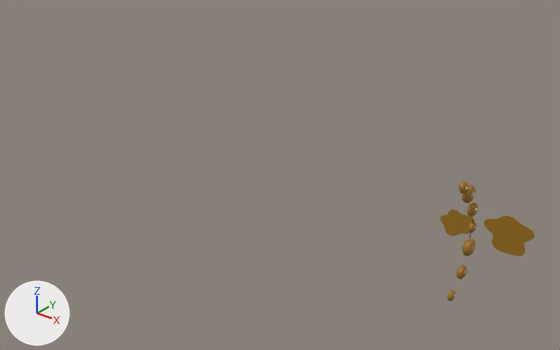
The OBJ model models/main_shaft/fault_grease_leak.obj as it was, and as the next commit left it.
The view is the same before and after, from a 50 mm lens placed at (1.9, -3.42, 2.33), pointed at (-1.2, 0.45, -0.07). Arrows for +X, +Y and +Z are at lower left; the lights stay in place. The older version comes first. Where no turn or scale is listed for an object, it has been applied to the vertices.

In view in the first picture: 'fault_grease_leak'.
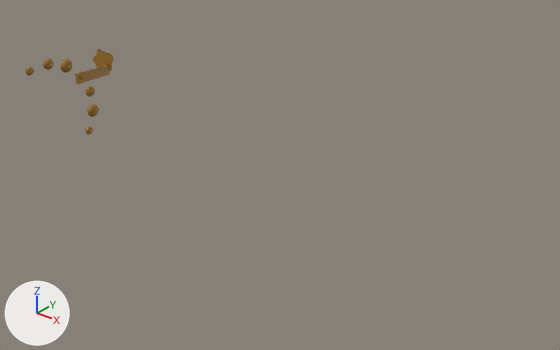
The change in detail:
me_fault_grease_leak is used by ob_fault_grease_leak; location (0.0, 0.0, 0.0).
me_fault_grease_leak had 3638 vertices, 7236 faces and spanned x 0.06..0.532, y 0.224..0.799, z -0.399..0.403.
me_fault_grease_leak now has 3510 vertices, 6984 faces and spans x -3.427..-3.151, y -0.153..0.647, z -0.268..0.481.
me_fault_grease_leak part 1: the loose piece of 482 vertices spanning x 0.249..0.291, y 0.224..0.294, z 0.333..0.403 is moved by (-3.5, -0.376, 0.056).
me_fault_grease_leak part 2: the loose piece of 482 vertices spanning x 0.243..0.297, y 0.376..0.466, z 0.113..0.203 is moved by (-3.5, -0.365, 0.278).
me_fault_grease_leak part 3: the loose piece of 482 vertices spanning x 0.237..0.303, y 0.287..0.397, z 0.238..0.348 is moved by (-3.5, -0.12, 0.087).
me_fault_grease_leak part 4: the loose piece of 482 vertices spanning x 0.249..0.291, y 0.414..0.484, z -0.009..0.061 is moved by (-3.5, -0.097, 0.237).
me_fault_grease_leak part 5: the loose piece of 482 vertices spanning x 0.243..0.297, y 0.329..0.419, z -0.296..-0.206 is moved by (-3.5, 0.054, 0.356).
me_fault_grease_leak part 6: the loose piece of 482 vertices spanning x 0.237..0.303, y 0.382..0.492, z -0.163..-0.053 is moved by (-3.5, -0.002, 0.038).
me_fault_grease_leak part 7: the loose piece of 482 vertices spanning x 0.249..0.291, y 0.23..0.3, z -0.399..-0.329 is moved by (-3.5, 0.108, 0.131).
me_fault_grease_leak part 8: a new loose piece, a box spanning x -3.23..-3.222, y 0.3..0.6465, z 0.2..0.29, in mat_grease (brown #9e731f).
me_fault_grease_leak part 9: the loose piece of 128 vertices spanning x 0.06..0.281, y 0.447..0.449, z -0.078..0.104 is scaled about its middle by (1.25, 1, 1.25), then moved by (-3.46, 0.197, 0.278).
me_fault_grease_leak part 10: the loose piece of 128 vertices spanning x 0.199..0.532, y 0.797..0.799, z -0.285..-0.019 is deleted.
Other edits to the shape of me_fault_grease_leak do not show in these pictures.

Boxes [x1, y1, x2, y2] around the edits, measured in the pictures (560 x 350 px; the box of a moved part takes in the faces that stretch with it):
'fault_grease_leak', reshaped (6% narrower, 29% shorter)
    before: [440, 181, 535, 301]
    after: [25, 49, 114, 134]
part 1 of me_fault_grease_leak, moved or reshaped
    before: [459, 181, 468, 193]
    after: [25, 66, 34, 75]
part 2 of me_fault_grease_leak, moved or reshaped
    before: [467, 202, 478, 217]
    after: [43, 58, 53, 70]
part 3 of me_fault_grease_leak, moved or reshaped
    before: [462, 184, 476, 203]
    after: [60, 59, 72, 73]
part 4 of me_fault_grease_leak, moved or reshaped
    before: [468, 222, 476, 233]
    after: [78, 71, 85, 80]
part 5 of me_fault_grease_leak, moved or reshaped
    before: [456, 265, 467, 279]
    after: [85, 86, 95, 97]
part 6 of me_fault_grease_leak, moved or reshaped
    before: [462, 238, 475, 256]
    after: [87, 104, 99, 117]
part 7 of me_fault_grease_leak, moved or reshaped
    before: [447, 290, 456, 301]
    after: [86, 126, 93, 134]
part 8 of me_fault_grease_leak, added
    after: [75, 64, 110, 85]
part 9 of me_fault_grease_leak, moved or reshaped
    before: [440, 209, 475, 236]
    after: [93, 49, 114, 71]
part 10 of me_fault_grease_leak, deleted (brown)
    before: [484, 216, 535, 256]
